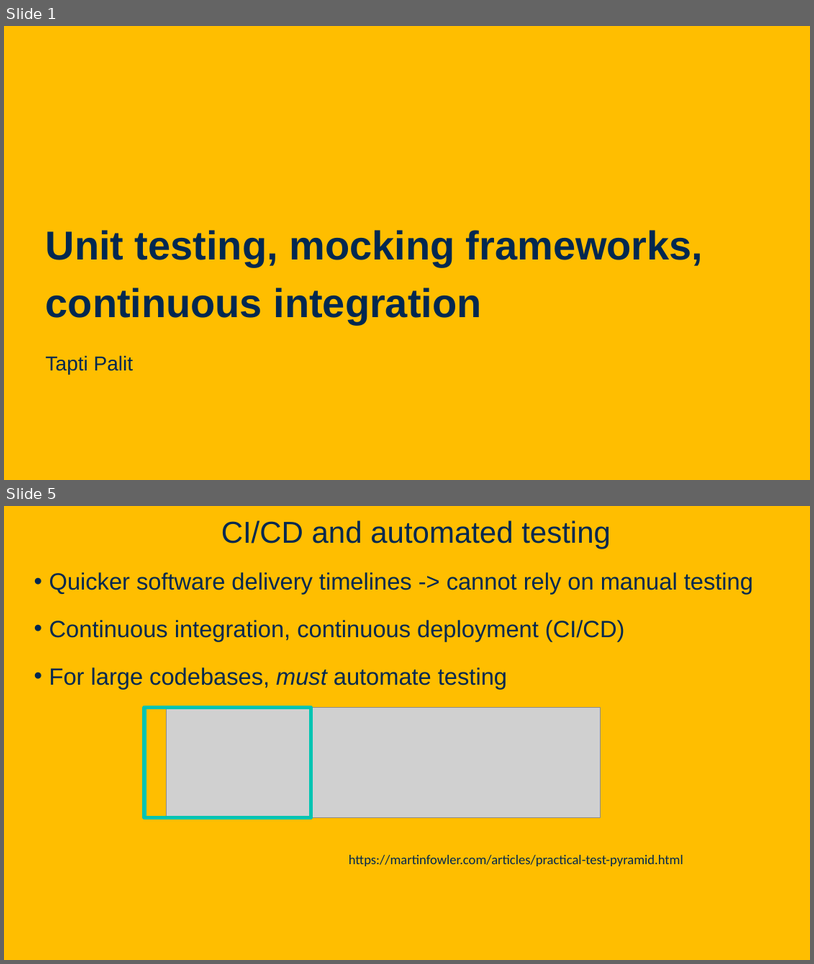
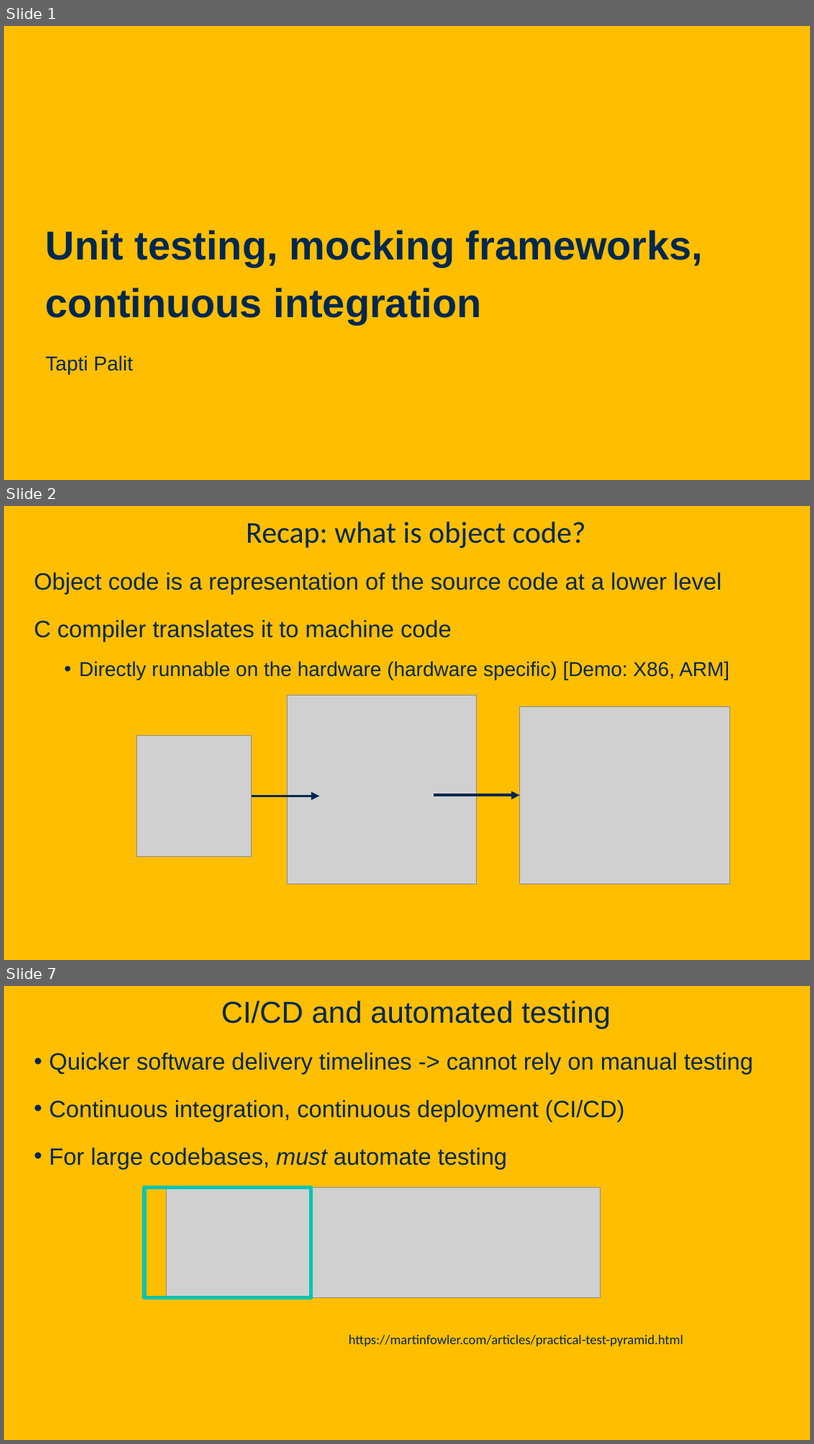
Before and after one commit to davsec-teaching/ecs160-f25, a slide deck: slides/4_unit_testing_mocking_frameworks_CI.pptx. Shown one above the other, each under a label of ours: slides 1 and 5 before the commit, slides 1, 2 and 7 after it; the slides between them are not shown. The pictures are 814x964 and 814x1444 pixels, drawn with LibreOffice and Linux fonts; fonts in the diff are those of the drawing; grey boxes stand for pictures; background and template pictures are left out. Boxes give left, top, right and bottom in pixels: in the first picture for what was removed or moved away, otherwise in the second. Text is boxed around its words. In the diff, an @@ line names an element or a change of style, - is before the commit and + after.

```diff
--- a/slides/4_unit_testing_mocking_frameworks_CI.pptx
+++ b/slides/4_unit_testing_mocking_frameworks_CI.pptx
@@ slide 2 added at <box>4,506,810,960</box>, background picture (left out) @@
@@ title added at <box>246,522,586,548</box>, 36 pt, text #022850 @@
+Recap: what is object code?
@@ text added at <box>34,572,730,680</box>, 28 pt, text #022850 @@
+Object code is a representation of the source code at a lower level
+C compiler translates it to machine code
+  • Directly runnable on the hardware (hardware specific) [Demo: X86, ARM]
@@ picture added at <box>287,695,477,883</box> @@
@@ picture added at <box>520,707,730,883</box> @@
@@ picture added at <box>137,735,252,856</box> @@
@@ arrow added from (252, 795) to (320, 795), #022850 3.25 pt @@
@@ arrow added from (434, 795) to (520, 795), #022850 3.25 pt @@
@@ what was slide 5 is now slide 7 @@
```
Also in this commit, not shown: 1 slide changed, 4 other slides added, 3 slides removed, 3 other files.
